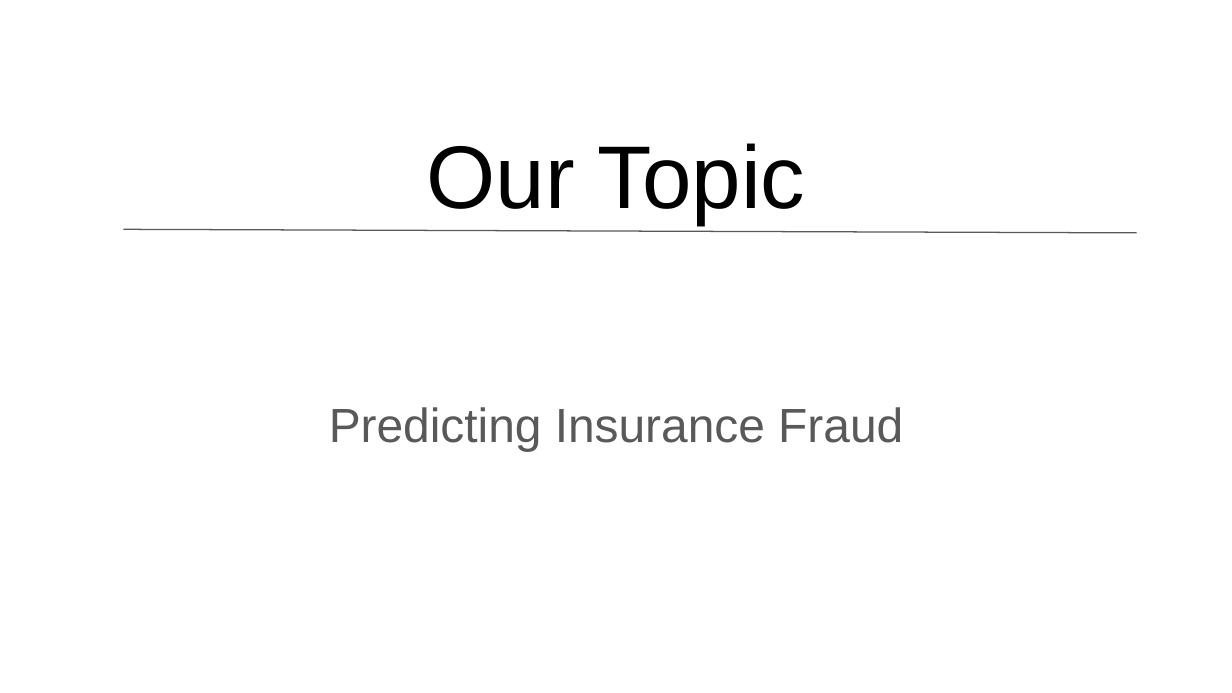
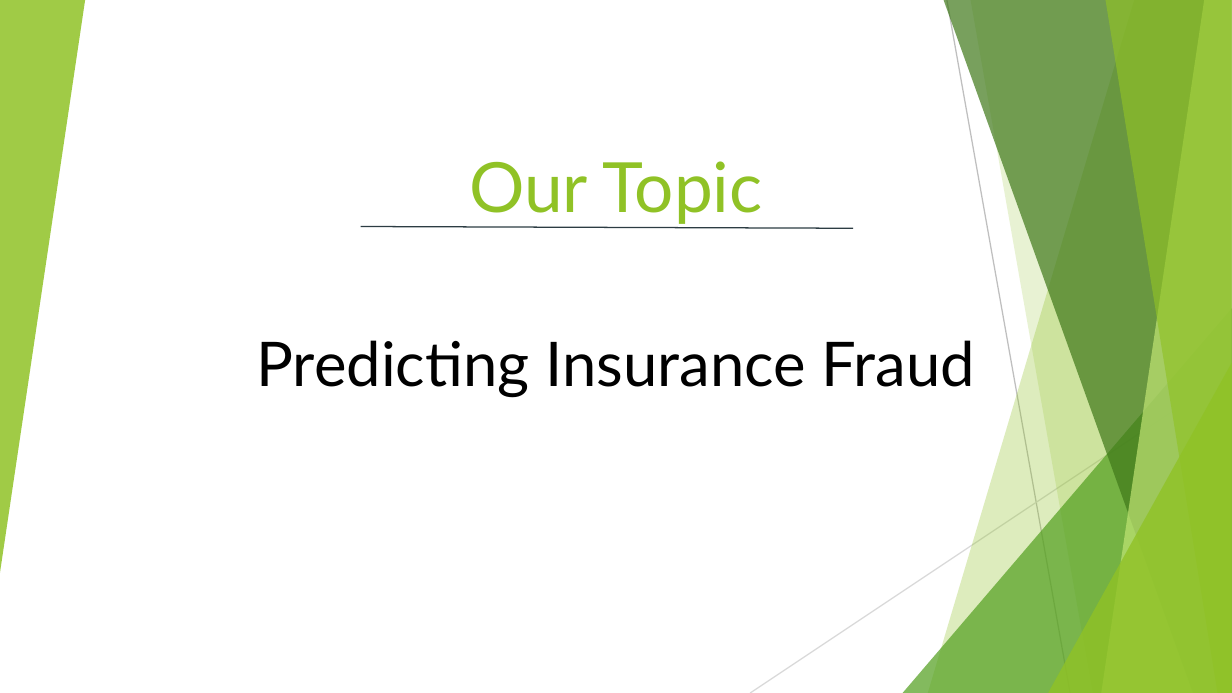
Before and after one commit to GerlechJen/Predicting-Auto-Insurance-Fraud-Claims, a slide deck: slide 3 of Team_6.pptx. Drawn at 1232x693 pixels with LibreOffice and Linux fonts; fonts in the diff are those of the drawing. Boxes give left, top, right and bottom in pixels: in the first picture for what was removed or moved away, otherwise in the second. Text is boxed around its words. In the diff, an @@ line names an element or a change of style, - is before the commit and + after.

```diff
--- a/Team_6.pptx
+++ b/Team_6.pptx
@@ group added at box(0, 0, 1232, 693): 5 freeform shapes, 3 triangles, 2 lines @@
@@ title "Our Topic" at box(469, 161, 762, 224): size 52 to 40.5 pt, font Arial to Lato, text colour #000000 to #90C226 @@
@@ line moved from (123, 229) - (1137, 233) to (361, 227) - (853, 228) @@
@@ line (361, 227) - (853, 228): stroke #595959 0.75 pt to #2C3C43 0.75 pt @@
@@ subtitle "Predicting Insurance Fraud": place and size @@
-subtitle "Predicting Insurance Fraud" at box(329, 407, 903, 451)
+subtitle "Predicting Insurance Fraud" at box(257, 340, 976, 398)
@@ subtitle "Predicting Insurance Fraud" at box(257, 340, 976, 398): size 28 to 36 pt, font Arial to Lato, text colour #595959 to #000000 @@
```
Also in this commit, not shown: 9 other slides changed, 2 slides added, 1 other file.
